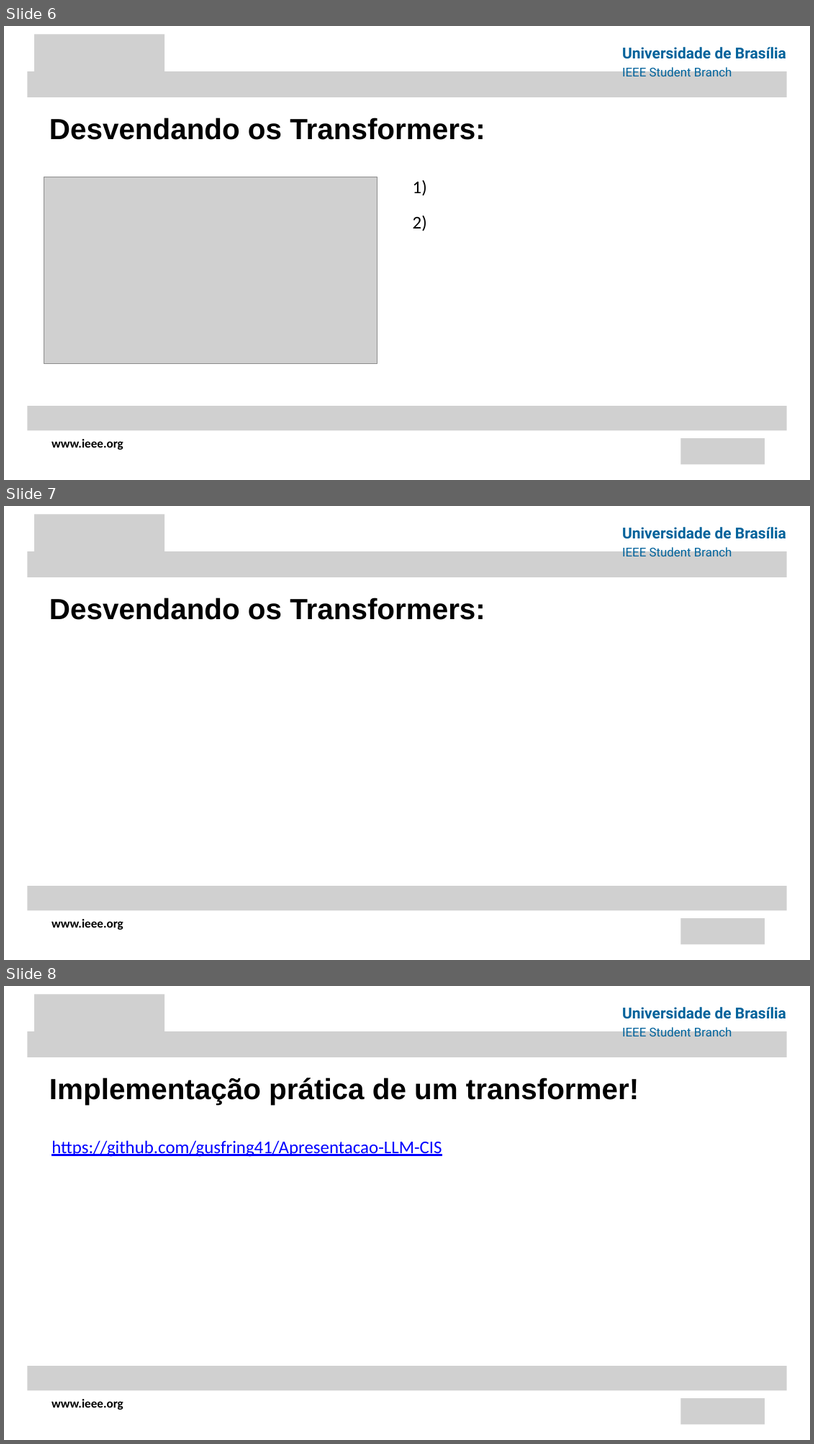
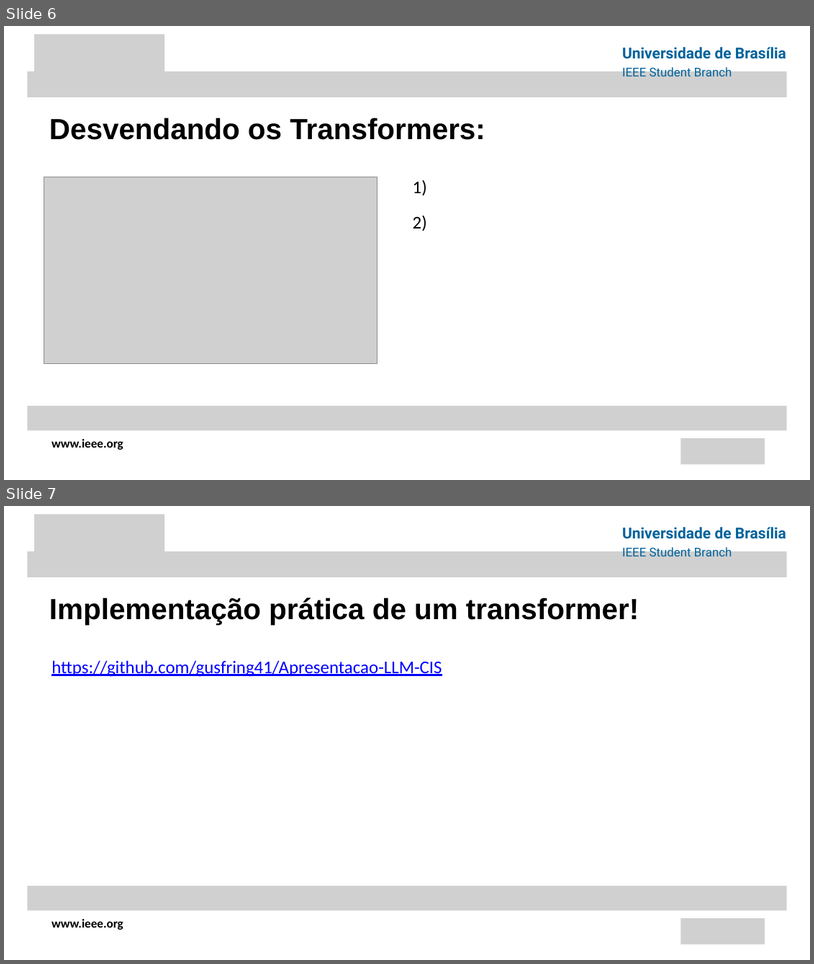
Before and after one commit to gusfring41/Apresentacao-LLM-CIS, a slide deck: apresentacaoLLM.pptx. Shown one above the other, each under a label of ours: slides 6, 7 and 8 before the commit, slides 6 and 7 after it. The pictures are 814x1444 and 814x964 pixels, drawn with LibreOffice and Linux fonts; fonts in the diff are those of the drawing; grey boxes stand for pictures. Boxes give left, top, right and bottom in pixels: in the first picture for what was removed or moved away, otherwise in the second. Text is boxed around its words. In the diff, an @@ line names an element or a change of style, - is before the commit and + after.

```diff
--- a/apresentacaoLLM.pptx
+++ b/apresentacaoLLM.pptx
@@ slide 7 removed at (x1=4, y1=506, x2=810, y2=960), background #FFFFFF @@
@@ picture removed at (x1=34, y1=514, x2=165, y2=567) @@
@@ text removed at (x1=622, y1=527, x2=787, y2=556) @@
-Universidade de Brasília
-IEEE Student Branch
@@ picture removed at (x1=27, y1=551, x2=787, y2=577) @@
@@ text removed at (x1=49, y1=597, x2=486, y2=620) @@
-Desvendando os Transformers:
@@ picture removed at (x1=27, y1=885, x2=787, y2=910) @@
@@ text removed at (x1=52, y1=919, x2=124, y2=929) @@
-www.ieee.org
@@ picture removed at (x1=681, y1=918, x2=765, y2=944) @@
@@ what was slide 8 is now slide 7 @@
```
Also in this commit, not shown: 2 slides changed, 1 other file.
